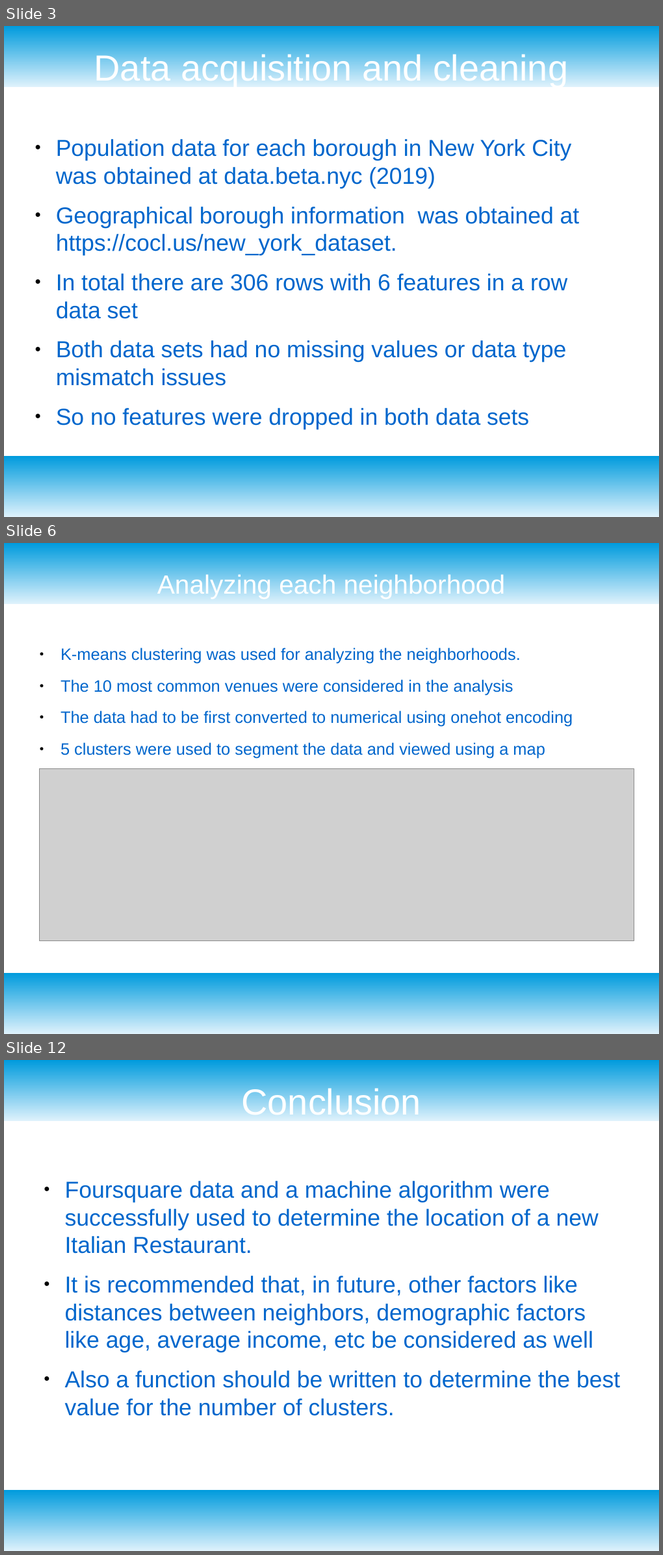
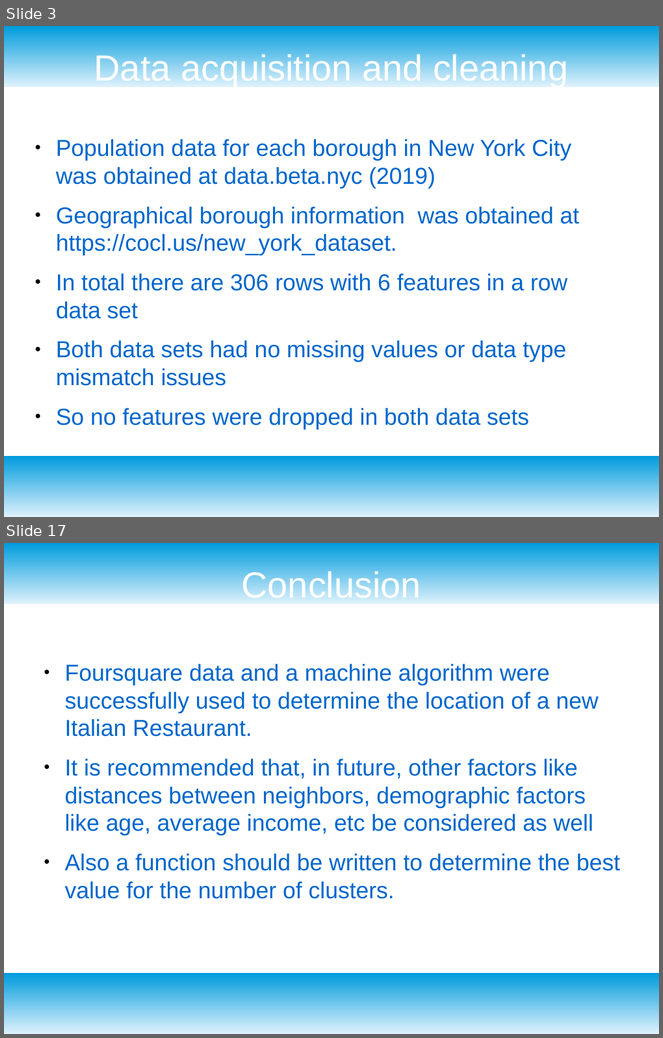
Before and after one commit to Tatenda23/Cousera_Capstone, a slide deck: Presentation.odp. Shown one above the other, each under a label of ours: slides 3, 6 and 12 before the commit, slides 3 and 17 after it; the slides between them are not shown. The pictures are 663x1555 and 663x1038 pixels, drawn with LibreOffice and Linux fonts; fonts in the diff are those of the drawing; grey boxes stand for pictures. Boxes give left, top, right and bottom in pixels: in the first picture for what was removed or moved away, otherwise in the second. Text is boxed around its words. In the diff, an @@ line names an element or a change of style, - is before the commit and + after.

```diff
--- a/Presentation.odp
+++ b/Presentation.odp
@@ slide 6 removed at <box>4,543,659,1034</box>, background #FFFFFF; not listed: 2 template elements that a slide beside it also shows @@
@@ title removed at <box>157,572,506,598</box> @@
-Analyzing each neighborhood
@@ text removed at <box>61,648,573,758</box> @@
-● K-means clustering was used for analyzing the neighborhoods.
-● The 10 most common venues were considered in the analysis
-● The data had to be first converted to numerical using onehot encoding
-● 5 clusters were used to segment the data and viewed using a map
@@ picture removed at <box>40,769,634,941</box> @@
@@ what was slide 12 is now slide 17 @@
```
Also in this commit, not shown: 5 slides changed, 8 slides added, 2 other slides removed, 2 other files.
